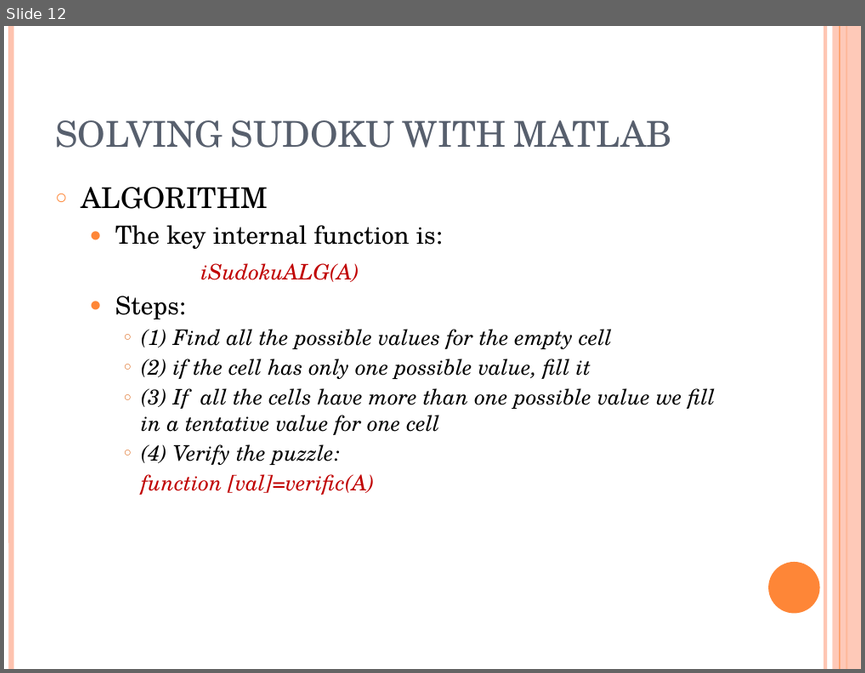
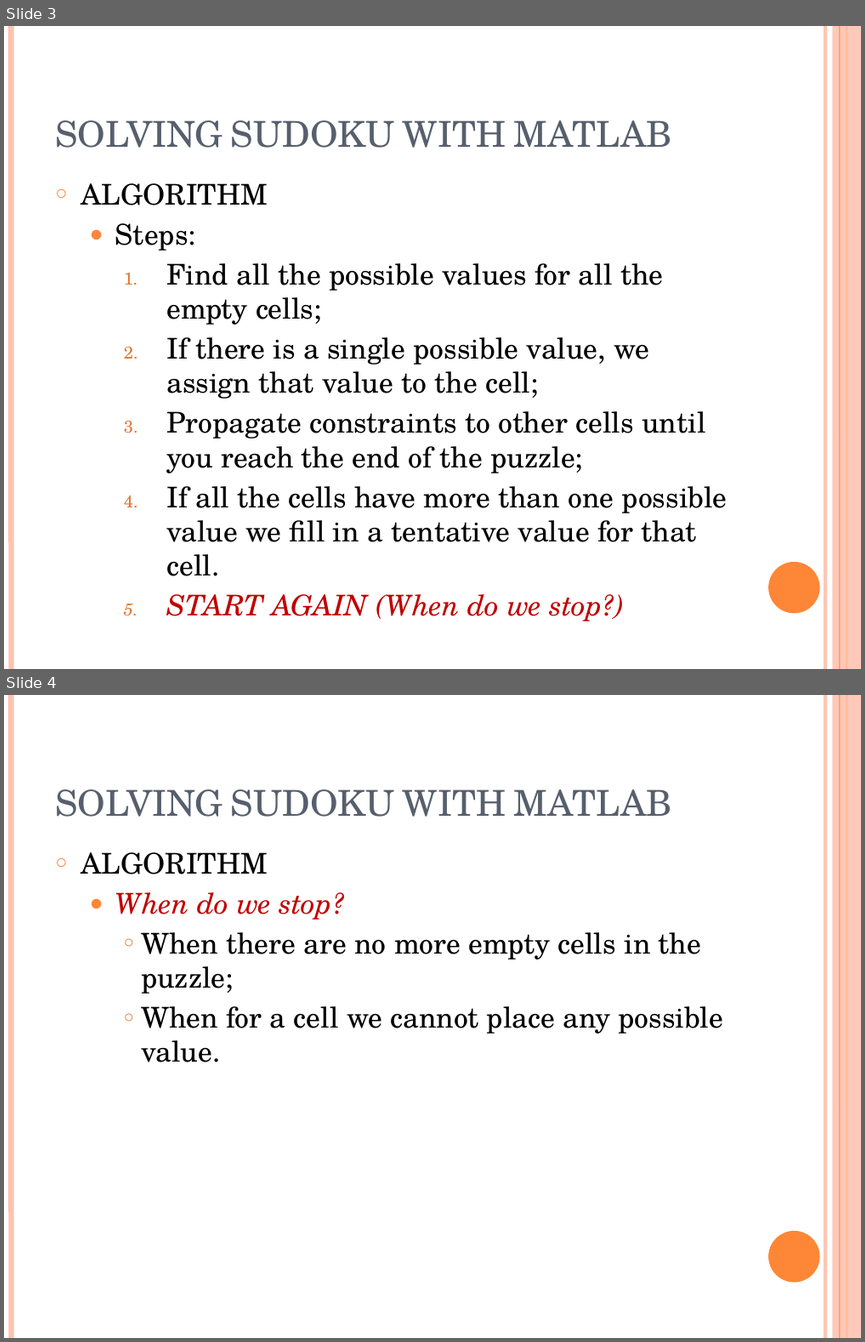
Before and after one commit to VivekVeeri/i-sudoku-matlab, a slide deck: doc/SOLVING SUDOKU WITH MATLAB.pptx. Shown one above the other, each under a label of ours: slide 12 before the commit, slides 3 and 4 after it. The pictures are 865x673 and 865x1342 pixels, drawn with LibreOffice and Linux fonts; fonts in the diff are those of the drawing. Boxes give left, top, right and bottom in pixels: in the first picture for what was removed or moved away, otherwise in the second. Text is boxed around its words. In the diff, an @@ line names an element or a change of style, - is before the commit and + after.

```diff
--- a/doc/SOLVING SUDOKU WITH MATLAB.pptx
+++ b/doc/SOLVING SUDOKU WITH MATLAB.pptx
@@ slide 4 added at (4, 695, 861, 1338), background #FFFFFF; not listed: 6 template elements that a slide beside it also shows @@
@@ title added at (55, 789, 673, 817), 30 pt, text #575F6D, small capitals @@
+SOLVING SUDOKU WITH MATLAB
@@ text added at (81, 852, 723, 1062), 24 pt, text #000000 @@
+○ ALGORITHM
+  ● When do we stop?
+    ○ When there are no more empty cells in the puzzle;
+    ○ When for a cell we cannot place any possible value.
@@ what was slide 12 is now slide 3 @@
@@ slide 3 changed as well @@
@@ text at (115, 225, 443, 282): paragraphs removed @@
-  ● The key internal function is:
-  iSudokuALG(A)
@@ text at (115, 223, 196, 250): size 21 to 24 pt in "Steps:" @@
@@ text at (166, 263, 727, 621): text changed; size 18 to 24 pt; italic off @@
-    ○ (1) Find all the possible values for the empty cell
-    ○ (2) if the cell has only one possible value, fill it
-    ○ (3) If all the cells have more than one possible value we fill in a tentative value for one cell
-    ○ (4) Verify the puzzle:
-    function [val]=verific(A)
+    1. Find all the possible values for all the empty cells;
+    2. If there is a single possible value, we assign that value to the cell;
+    3. Propagate constraints to other cells until you reach the end of the puzzle;
+    4. If all the cells have more than one possible value we fill in a tentative value for that cell.
+    5. START AGAIN (When do we stop?)
```
Also in this commit, not shown: 1 other slide changed, 2 other slides added, 19 slides removed.
